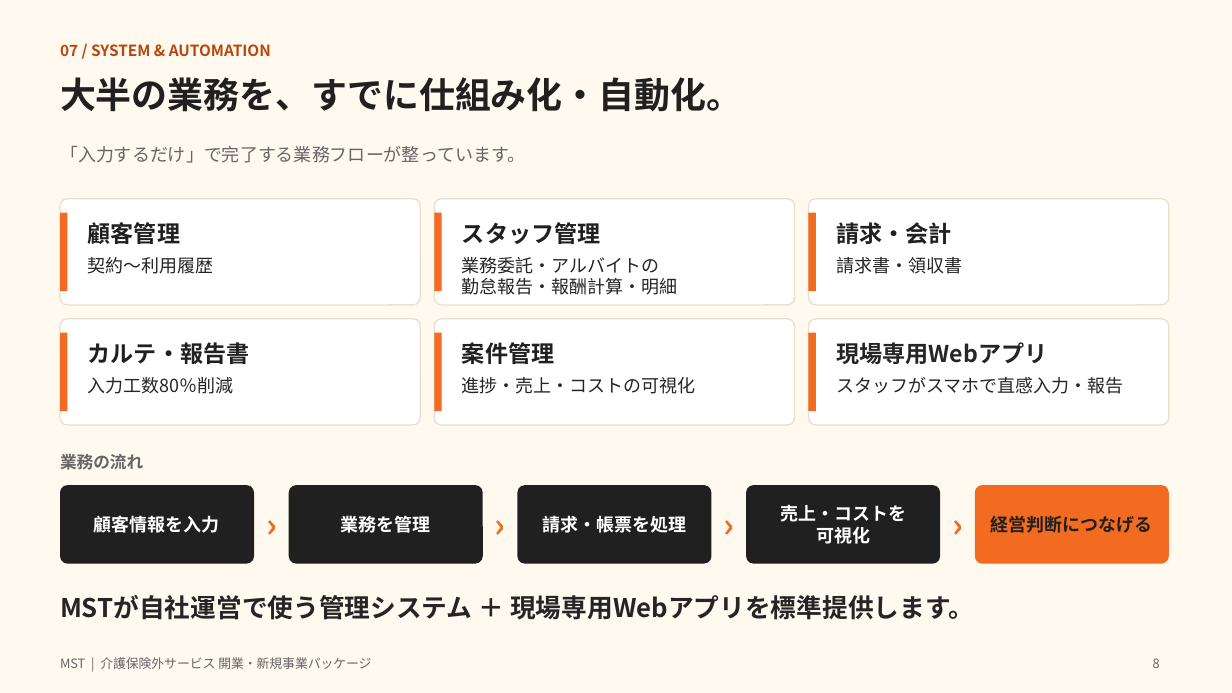
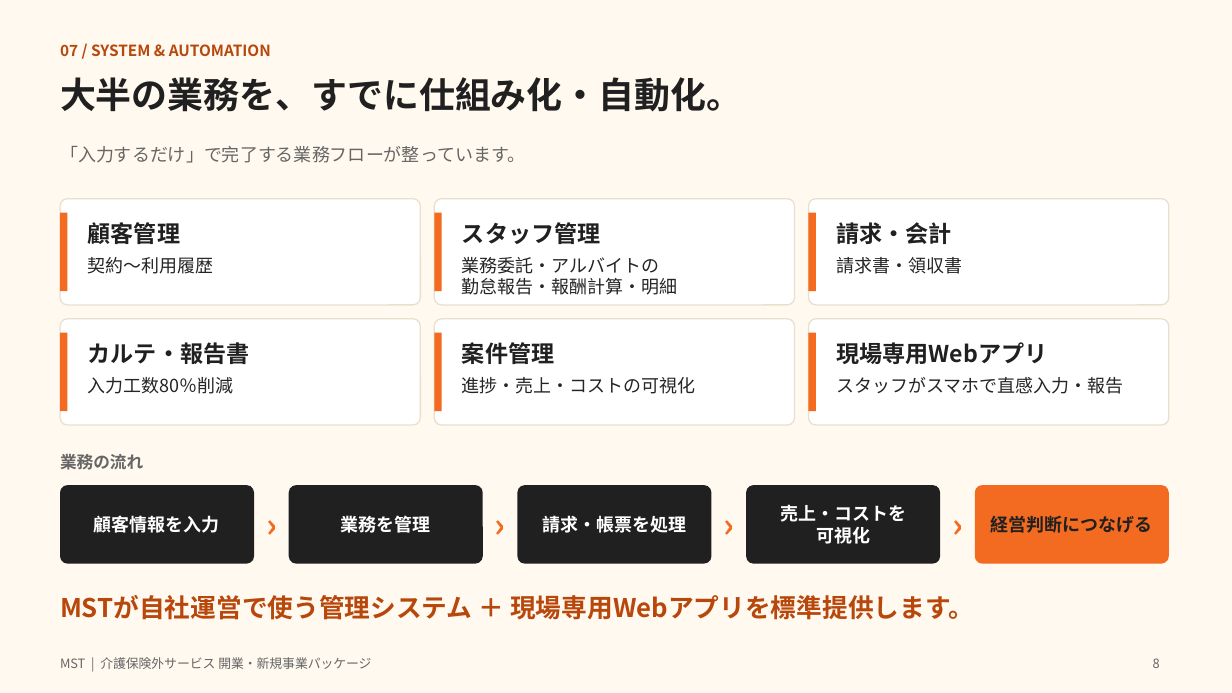
Before and after one commit to masatola21/mstos, a slide deck: slide 8 of care_package_overview.pptx. Drawn at 1232x693 pixels with LibreOffice and Linux fonts; fonts in the diff are those of the drawing. Boxes give left, top, right and bottom in pixels: in the first picture for what was removed or moved away, otherwise in the second. Text is boxed around its words. In the diff, an @@ line names an element or a change of style, - is before the commit and + after.

```diff
--- a/care_package_overview.pptx
+++ b/care_package_overview.pptx
@@ text "MSTが自社運営で使う管理システム ＋ 現場専用Webアプリを標準提供します。" at (60, 595, 974, 620): text colour #252525 to #B8470C @@
```
Also in this commit, not shown: 1 other slide changed, 3 other files.
